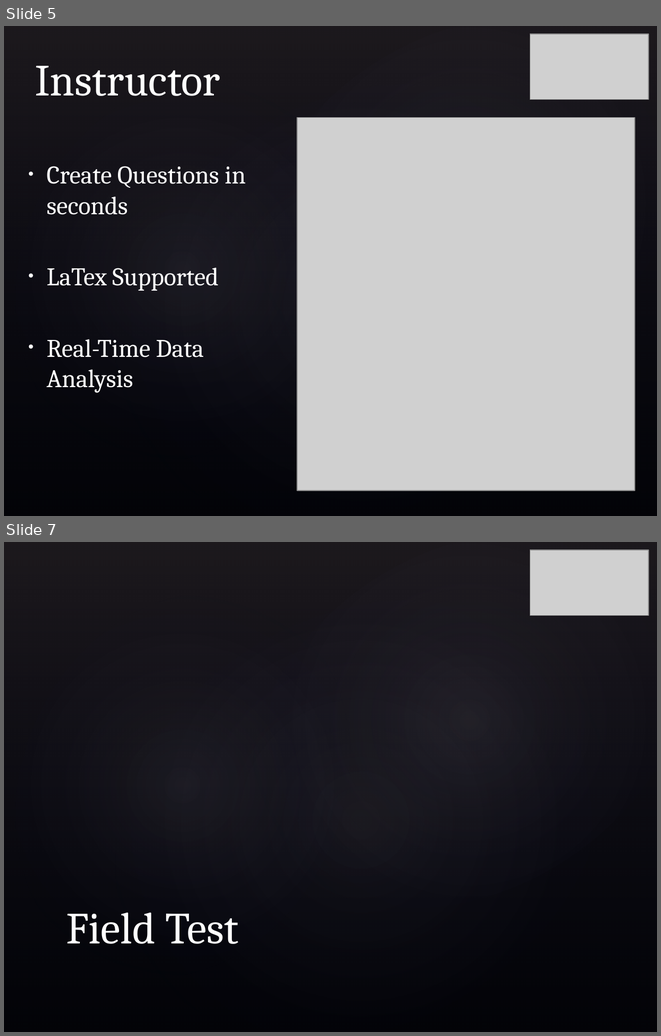
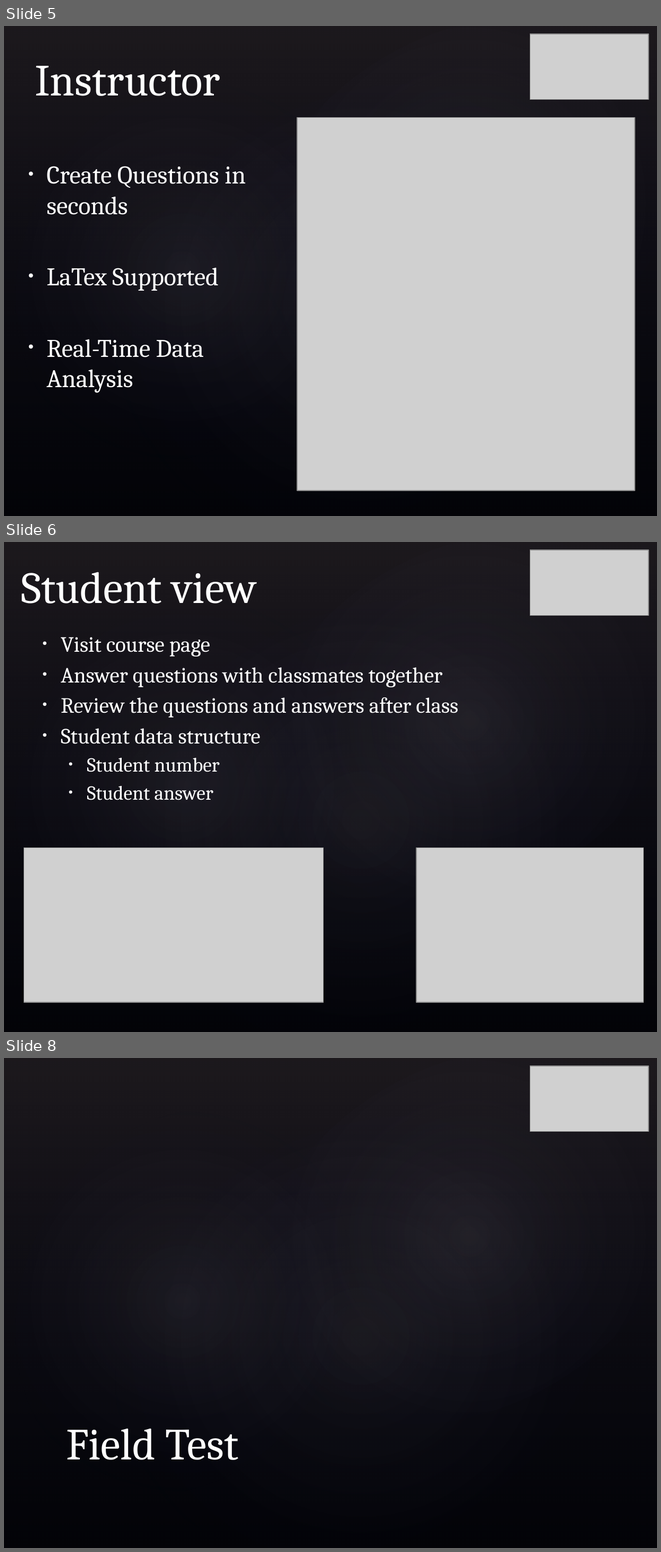
Before and after one commit to hadimuhammad/InPress, a slide deck: Documentation/Presentation.pptx. Shown one above the other, each under a label of ours: slides 5 and 7 before the commit, slides 5, 6 and 8 after it; the slides between them are not shown. The pictures are 661x1036 and 661x1552 pixels, drawn with LibreOffice and Linux fonts; fonts in the diff are those of the drawing; grey boxes stand for pictures; background and template pictures are left out. Boxes give left, top, right and bottom in pixels: in the first picture for what was removed or moved away, otherwise in the second. Text is boxed around its words. In the diff, an @@ line names an element or a change of style, - is before the commit and + after.

Commit message:
update

```diff
--- a/Documentation/Presentation.pptx
+++ b/Documentation/Presentation.pptx
@@ slide 6 added at (x1=4, y1=542, x2=657, y2=1032), background picture (left out); not listed: 4 template elements that a slide beside it also shows @@
@@ picture added at (x1=530, y1=550, x2=648, y2=615) @@
@@ title added at (x1=21, y1=572, x2=257, y2=603), 49 pt, text #FFFFFF @@
+Student view
@@ text added at (x1=61, y1=637, x2=458, y2=800), 24 pt, text #FFFFFF @@
+• Visit course page
+• Answer questions with classmates together
+• Review the questions and answers after class
+• Student data structure
+  • Student number
+  • Student answer
@@ picture added at (x1=24, y1=848, x2=323, y2=1002) @@
@@ picture added at (x1=417, y1=848, x2=644, y2=1002) @@
@@ what was slide 7 is now slide 8 @@
```
Also in this commit, not shown: 1 other slide added, 1 slide removed.
